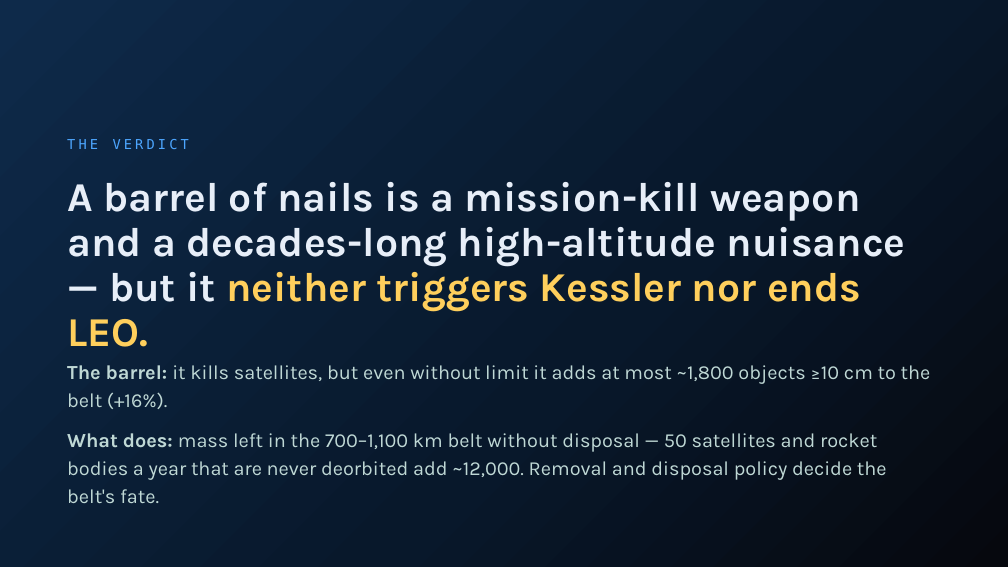
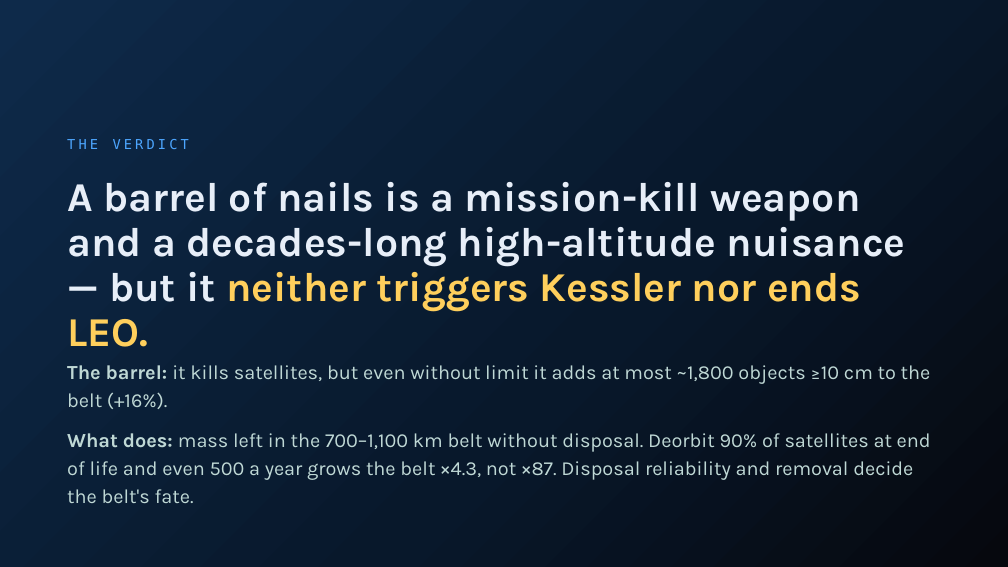
Before and after one commit to TimKadyrov/DebrisCascade, a slide deck: slide 23 of Barrel of Nails — Kessler Study.pptx (slide 22 before the commit). Drawn at 1008x567 pixels with LibreOffice and Linux fonts; fonts in the diff are those of the drawing. Boxes give left, top, right and bottom in pixels: in the first picture for what was removed or moved away, otherwise in the second. Text is boxed around its words. In the diff, an @@ line names an element or a change of style, - is before the commit and + after.

```diff
--- a/Barrel of Nails — Kessler Study.pptx
+++ b/Barrel of Nails — Kessler Study.pptx
@@ text at (67, 433, 931, 503): text changed @@
-What does: mass left in the 700–1,100 km belt without disposal — 50 satellites and rocket bodies a year that are never deorbited add ~12,000. Removal and disposal policy decide the belt's fate.
+What does: mass left in the 700–1,100 km belt without disposal. Deorbit 90% of satellites at end of life and even 500 a year grows the belt ×4.3, not ×87. Disposal reliability and removal decide the belt's fate.
```
Also in this commit, not shown: 1 other slide changed, 1 slide added, 14 other files.
